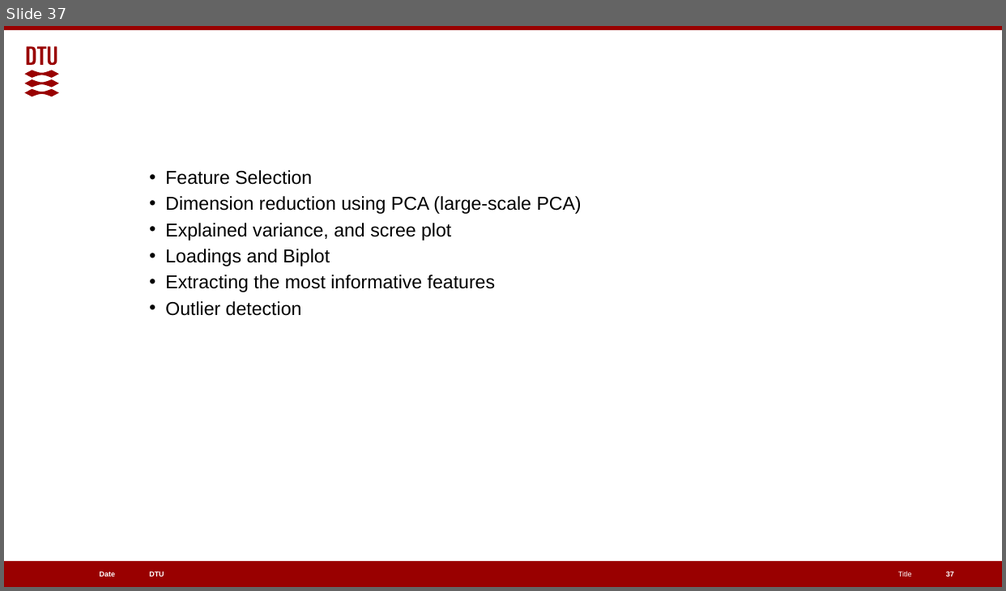
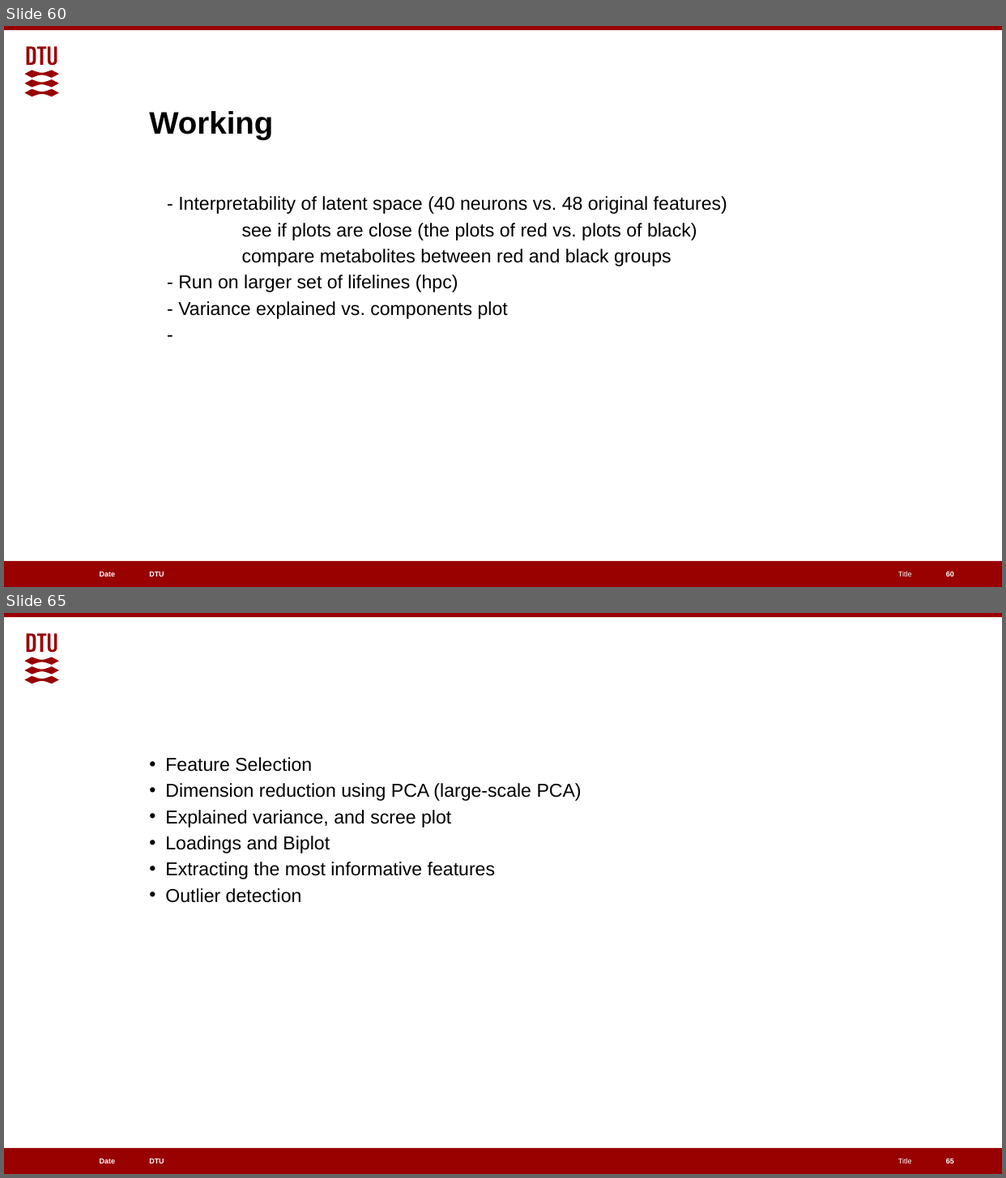
Before and after one commit to EGpineapples/Cell-Lifelines-Autoencoder, a slide deck: Classifying Metabolic Fluxes.pptx. Shown one above the other, each under a label of ours: slide 37 before the commit, slides 60 and 65 after it; the slides between them are not shown. The pictures are 1006x591 and 1006x1178 pixels, drawn with LibreOffice and Linux fonts; fonts in the diff are those of the drawing. Boxes give left, top, right and bottom in pixels: in the first picture for what was removed or moved away, otherwise in the second. Text is boxed around its words. In the diff, an @@ line names an element or a change of style, - is before the commit and + after.

```diff
--- a/Classifying Metabolic Fluxes.pptx
+++ b/Classifying Metabolic Fluxes.pptx
@@ slide 60 added at [4, 26, 1002, 587], background #FFFFFF; not listed: 6 template elements that a slide beside it also shows @@
@@ title added at [149, 111, 273, 140], 30 pt, text #000000, bold @@
+Working
@@ text added at [178, 196, 727, 319], 18 pt, text #000000 @@
+  - Interpretability of latent space (40 neurons vs. 48 original features)
+  see if plots are close (the plots of red vs. plots of black)
+  compare metabolites between red and black groups
+  - Run on larger set of lifelines (hpc)
+  - Variance explained vs. components plot
+  -
@@ page number added at [946, 571, 954, 578], 7 pt, text #FFFFFF, bold @@
+60
@@ what was slide 37 is now slide 65 @@
@@ page number at [946, 1158, 954, 1165]: text changed @@
-37
+65
```
Also in this commit, not shown: 9 slides changed, 29 other slides added.
